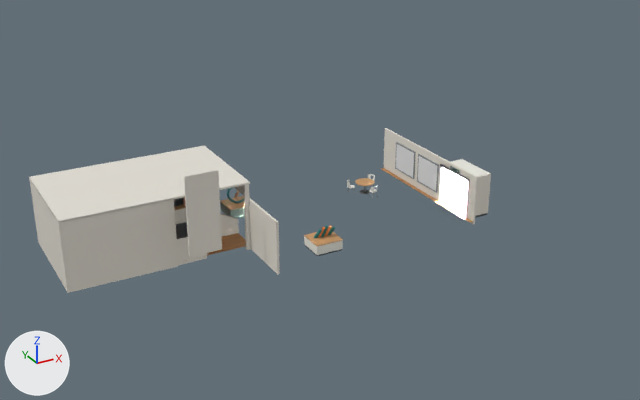
The Blender file SourceAssets/Stages/Floor01/EntranceGallery.blend: old version first, new version second.
Rendered twice from a 50 mm lens placed at (-34.1, -39.0, 16.9), pointed at (-9.7, 5.2, -5.2). Arrows for +X, +Y and +Z are at lower left; the lights stay in place. The older version comes first.

The first picture shows 'SM_EntranceGallery'.
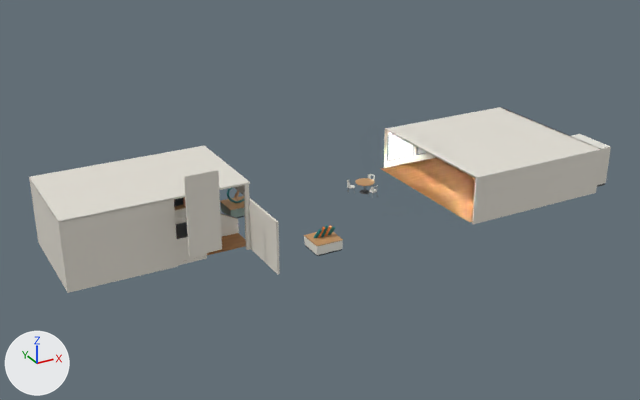
Changed parts and their boxes (x1, y1, x2, y2) in the pictures (640 x 400 px; the box of a moved part takes in the faces that stretch with it):
```json
{"object": "SM_EntranceGallery", "change": "reshaped", "before": [29, 128, 491, 293], "after": [29, 107, 611, 293], "on screen": "26% wider, 13% taller"}
{"object": "SM_ExitHallParquet", "change": "added", "after": [381, 157, 475, 222], "on screen": "orange"}
{"part": 1, "of": "me_sm_entrancegallery", "change": "moved or reshaped", "before": [440, 197, 466, 216], "on screen": "not visible afterwards"}
{"part": 2, "of": "me_sm_entrancegallery", "change": "moved or reshaped", "before": [441, 168, 461, 201], "on screen": "not visible afterwards"}
{"part": 3, "of": "me_sm_entrancegallery", "change": "moved or reshaped", "before": [475, 175, 491, 216], "after": [597, 147, 611, 185]}
{"part": 4, "of": "me_sm_entrancegallery", "change": "moved or reshaped", "before": [451, 159, 490, 176], "after": [572, 134, 609, 148]}
{"part": 5, "of": "me_sm_entrancegallery", "change": "deleted", "before": [381, 142, 473, 222]}
{"part": 6, "of": "me_sm_entrancegallery", "change": "built on", "before": [384, 129, 478, 224], "after": [384, 107, 602, 224]}
```

The change, as JSON lines over the scene's bpy script:
```json
{"op": "add", "block": "img_t_opencampusdecor_png", "code": ["img_t_opencampusdecor_png = load_image('T_OpenCampusDecor.png', '../Floor03/OpenCampus/T_OpenCampusDecor.png', 2048, 2048, 'sRGB')"]}
{"op": "add", "block": "mat_m_opencampusdecor", "code": ["mat_m_opencampusdecor = principled_material('M_OpenCampusDecor')", "mat_m_opencampusdecor.texture = img_t_opencampusdecor_png", "mat_m_opencampusdecor.roughness = 0.56"]}
{"block": "me_sm_entrancegallery", "where": "# used by ob_sm_entrancegallery; location = (0.0, 0.0, 0.0)"}
{"op": "remove", "block": "me_sm_entrancegallery", "code": "me_sm_entrancegallery.from_pydata(...)  # 5587 vertices, 1249 faces; spans x -25.9..-0.2, y 0.0..10.4, z -6.5..-0.4"}
{"op": "add", "block": "me_sm_entrancegallery", "code": "me_sm_entrancegallery.from_pydata(...)  # 6079 vertices, 1372 faces; spans x -25.9..10.0, y 0.0..10.4, z -6.5..-0.4"}
{"block": "me_sm_entrancegallery", "change": "me_sm_entrancegallery part 1: the loose piece of 4 vertices spanning x -1.8..-0.2, y 0.7..3.5, z -6.3 is moved by (10.1, 0.0, 0.0)"}
{"block": "me_sm_entrancegallery", "change": "me_sm_entrancegallery part 2: the loose piece of 4 vertices spanning x -1.8..-0.2, y 3.5, z -6.3..-3.7 is moved by (10.1, 0.0, 0.0)"}
{"block": "me_sm_entrancegallery", "change": "me_sm_entrancegallery part 3: the loose piece of 4 vertices spanning x -1.8..-0.2, y 0.6, z -6.3..-3.7 is moved by (10.1, 0.0, 0.0)"}
{"block": "me_sm_entrancegallery", "change": "me_sm_entrancegallery part 4: the loose piece of 4 vertices spanning x -1.8..-0.2, y 0.7..3.5, z -3.7 is moved by (10.1, 0.0, 0.0)"}
{"block": "me_sm_entrancegallery", "change": "me_sm_entrancegallery part 5: 50 loose pieces with 200 vertices, spanning x -2.1..-0.2, y 0.0..10.2, z -6.3..-3.5, are deleted"}
{"block": "me_sm_entrancegallery", "change": "me_sm_entrancegallery part 6: 16 vertices moved from x -1.8..-1.7, y 0.0..10.3, z -6.5..-3.8 to x -1.8..-1.7, y 0.0..10.3, z -3.4; 10 vertices removed from x -1.8..-1.7, y 0.0..10.3, z -6.5; 702 vertices added at x -1.8..9.9, y 0.0..10.3, z -6.5..-3.4"}
{"block": "me_sm_entrancegallery", "change": "other edits to the shape of me_sm_entrancegallery do not show in these pictures"}
{"op": "add", "block": "me_sm_exithallparquet", "code": ["me_sm_exithallparquet = bpy.data.meshes.new('SM_ExitHallParquet')", "me_sm_exithallparquet.from_pydata(...)  # 4 vertices, 1 face; spans x -2.11..8.32, y -0.02..10.24, z -6.28", "me_sm_exithallparquet.materials.append(mat_m_opencampusdecor)  # picture img_t_opencampusdecor_png"]}
{"op": "add", "block": "ob_sm_exithallparquet", "code": ["ob_sm_exithallparquet = bpy.data.objects.new('SM_ExitHallParquet', me_sm_exithallparquet)", "ob_sm_exithallparquet.location = (0.0, 0.0, 0.0)"]}
```
